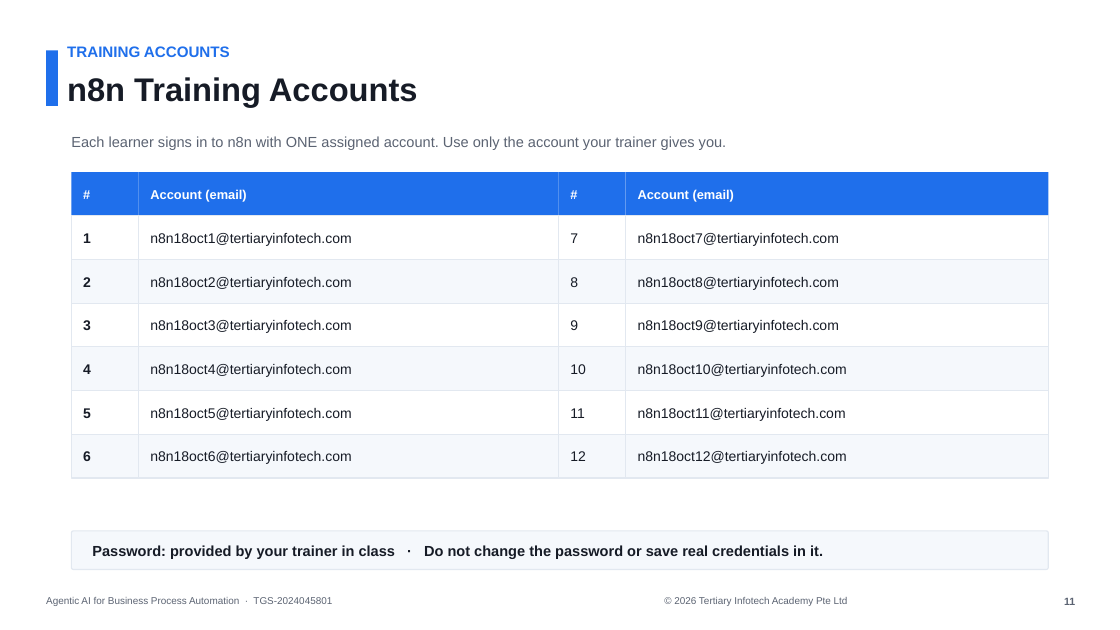
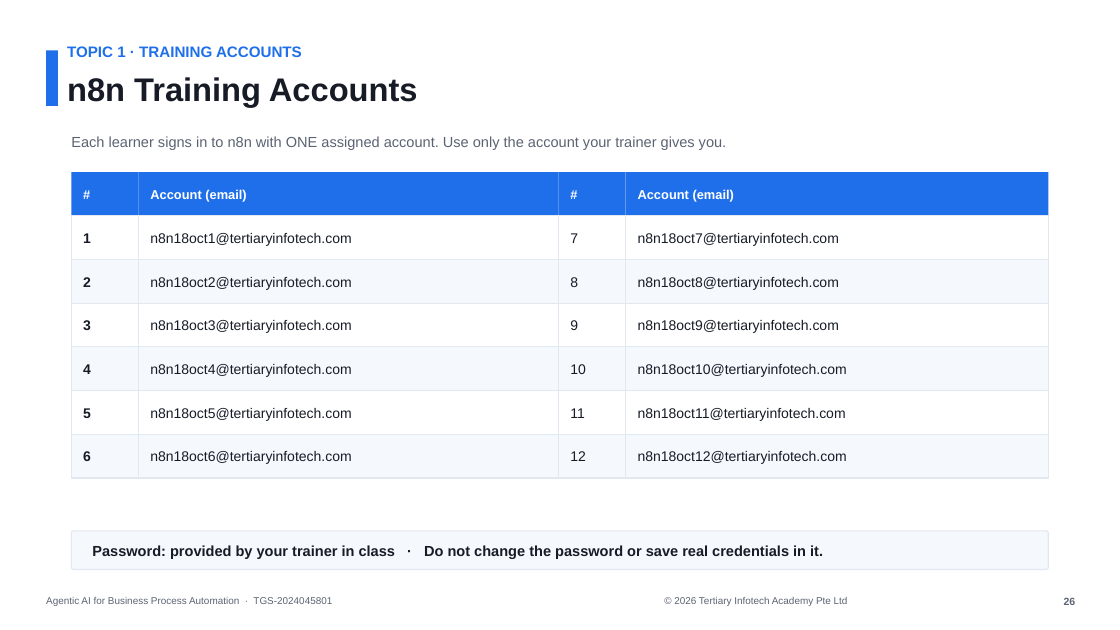
Before and after one commit to tertiarycourses/TGS-2024045801-Agentic-AI-for-Business-Process-Automation, a slide deck: slide 26 of courseware/Agentic AI for Business Process Automation-v2.1.pptx (slide 11 before the commit). Drawn at 1120x630 pixels with LibreOffice and Linux fonts; fonts in the diff are those of the drawing. Boxes give left, top, right and bottom in pixels: in the first picture for what was removed or moved away, otherwise in the second. Text is boxed around its words. In the diff, an @@ line names an element or a change of style, - is before the commit and + after.

```diff
--- a/courseware/Agentic AI for Business Process Automation-v2.1.pptx
+++ b/courseware/Agentic AI for Business Process Automation-v2.1.pptx
@@ text at [67, 46, 302, 57]: text changed @@
-TRAINING ACCOUNTS
+TOPIC 1 · TRAINING ACCOUNTS
@@ text at [1064, 598, 1076, 605]: text changed @@
-11
+26
```
Also in this commit, not shown: 93 other slides changed, 1 slide added, 10 other files.
